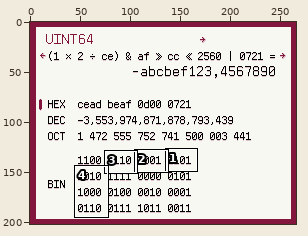
Pixel-art file -- design/HexCalculatorDS-main-design.ase. Above: a wide view before the commit, with the close-up outlined.
Close-up. As it was:
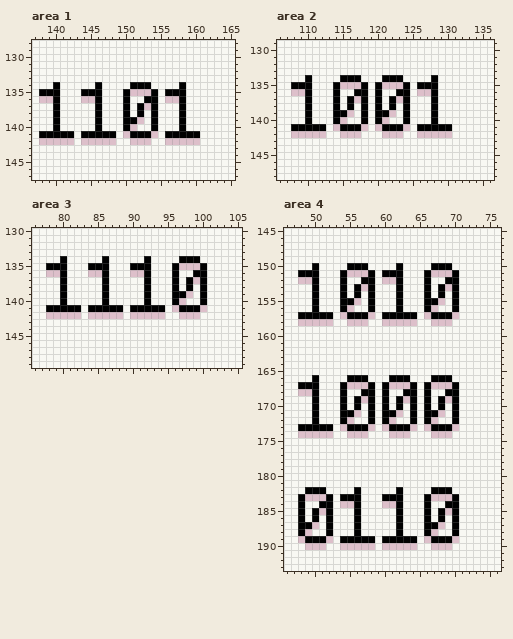
266x202 pixels, 1 frame. Shown: area 1: x 137..165, y 128..147; area 2: x 106..136, y 129..148; area 3: x 76..105, y 130..149; area 4: x 46..76, y 145..193. The commit also changed other parts of the picture, which this record leaves out.
And afterwards:
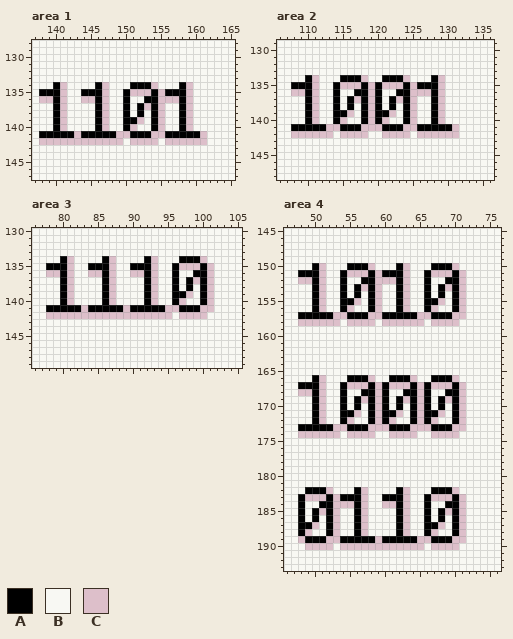
Palette (. is transparent): A #000000  B #f8f8f3  C #ddbfca
Change:
layer "Value/bg" added
layer "bg" removed
--- area 1
@@ x 137..165 @@
 133 BBBBBBBBBBBBBBBBBBBBBBBBBBBBB
-134 BBBABBBBBABBBBAAABBBBABBBBBBB
-135 BAAABBBAAABBBACCCABAAABBBBBBB
-136 BCCABBBCCABBBABBAABCCABBBBBBB
-137 BBBABBBBBABBBABACABBBABBBBBBB
-138 BBBABBBBBABBBABABABBBABBBBBBB
-139 BBBABBBBBABBBAACBABBBABBBBBBB
-140 BBBABBBBBABBBACBBABBBABBBBBBB
-141 BAAAAABAAAAABCAAACBAAAAABBBBB
-142 BCCCCCBCCCCCBBCCCBBCCCCCBBBBB
+134 BBBACBBBBACBBBAAACBBBACBBBBBB
+135 BAAACBBAAACBBACCCACAAACBBBBBB
+136 BCCACBBCCACBBABBAACCCACBBBBBB
+137 BBBACBBBBACBBABACACBBACBBBBBB
+138 BBBACBBBBACBBABABACBBACBBBBBB
+139 BBBACBBBBACBBAACBACBBACBBBBBB
+140 BBBACBBBBACBBACBBACBBACBBBBBB
+141 BAAAAACAAAAACCAAACCAAAAACBBBB
+142 BCCCCCCCCCCCCBCCCCBCCCCCCBBBB
 143 BBBBBBBBBBBBBBBBBBBBBBBBBBBBB
--- area 2
@@ x 106..136 @@
 133 BBBBBBBBBBBBBBBBBBBBBBBBBBBBBBB
-134 BBBBABBBBAAABBBAAABBBBABBBBBBBB
-135 BBAAABBBACCCABACCCABAAABBBBBBBB
-136 BBCCABBBABBAABABBAABCCABBBBBBBB
-137 BBBBABBBABACABABACABBBABBBBBBBB
-138 BBBBABBBABABABABABABBBABBBBBBBB
-139 BBBBABBBAACBABAACBABBBABBBBBBBB
-140 BBBBABBBACBBABACBBABBBABBBBBBBB
-141 BBAAAAABCAAACBCAAACBAAAAABBBBBB
-142 BBCCCCCBBCCCBBBCCCBBCCCCCBBBBBB
+134 BBBBACBBBAAACBBAAACBBBACBBBBBBB
+135 BBAAACBBACCCACACCCACAAACBBBBBBB
+136 BBCCACBBABBAACABBAACCCACBBBBBBB
+137 BBBBACBBABACACABACACBBACBBBBBBB
+138 BBBBACBBABABACABABACBBACBBBBBBB
+139 BBBBACBBAACBACAACBACBBACBBBBBBB
+140 BBBBACBBACBBACACBBACBBACBBBBBBB
+141 BBAAAAACCAAACCCAAACCAAAAACBBBBB
+142 BBCCCCCCBCCCCBBCCCCBCCCCCCBBBBB
 143 BBBBBBBBBBBBBBBBBBBBBBBBBBBBBBB
--- area 3
@@ x 76..105 @@
 133 BBBBBBBBBBBBBBBBBBBBBBBBBBBBBB
-134 BBBBABBBBBABBBBBABBBBAAABBBBBB
-135 BBAAABBBAAABBBAAABBBACCCABBBBB
-136 BBCCABBBCCABBBCCABBBABBAABBBBB
-137 BBBBABBBBBABBBBBABBBABACABBBBB
-138 BBBBABBBBBABBBBBABBBABABABBBBB
-139 BBBBABBBBBABBBBBABBBAACBABBBBB
-140 BBBBABBBBBABBBBBABBBACBBABBBBB
-141 BBAAAAABAAAAABAAAAABCAAACBBBBB
-142 BBCCCCCBCCCCCBCCCCCBBCCCBBBBBB
+134 BBBBACBBBBACBBBBACBBBAAACBBBBB
+135 BBAAACBBAAACBBAAACBBACCCACBBBB
+136 BBCCACBBCCACBBCCACBBABBAACBBBB
+137 BBBBACBBBBACBBBBACBBABACACBBBB
+138 BBBBACBBBBACBBBBACBBABABACBBBB
+139 BBBBACBBBBACBBBBACBBAACBACBBBB
+140 BBBBACBBBBACBBBBACBBACBBACBBBB
+141 BBAAAAACAAAAACAAAAACCAAACCBBBB
+142 BBCCCCCCCCCCCCCCCCCCBCCCCBBBBB
 143 BBBBBBBBBBBBBBBBBBBBBBBBBBBBBB
--- area 4
@@ x 46..76 @@
 149 BBBBBBBBBBBBBBBBBBBBBBBBBBBBBBB
-150 BBBBABBBBAAABBBBABBBBAAABBBBBBB
-151 BBAAABBBACCCABAAABBBACCCABBBBBB
-152 BBCCABBBABBAABCCABBBABBAABBBBBB
-153 BBBBABBBABACABBBABBBABACABBBBBB
-154 BBBBABBBABABABBBABBBABABABBBBBB
-155 BBBBABBBAACBABBBABBBAACBABBBBBB
-156 BBBBABBBACBBABBBABBBACBBABBBBBB
-157 BBAAAAABCAAACBAAAAABCAAACBBBBBB
-158 BBCCCCCBBCCCBBCCCCCBBCCCBBBBBBB
+150 BBBBACBBBAAACBBBACBBBAAACBBBBBB
+151 BBAAACBBACCCACAAACBBACCCACBBBBB
+152 BBCCACBBABBAACCCACBBABBAACBBBBB
+153 BBBBACBBABACACBBACBBABACACBBBBB
+154 BBBBACBBABABACBBACBBABABACBBBBB
+155 BBBBACBBAACBACBBACBBAACBACBBBBB
+156 BBBBACBBACBBACBBACBBACBBACBBBBB
+157 BBAAAAACCAAACCAAAAACCAAACCBBBBB
+158 BBCCCCCCBCCCCBCCCCCCBCCCCBBBBBB
 159 BBBBBBBBBBBBBBBBBBBBBBBBBBBBBBB
@@ x 46..76 @@
 165 BBBBBBBBBBBBBBBBBBBBBBBBBBBBBBB
-166 BBBBABBBBAAABBBAAABBBAAABBBBBBB
-167 BBAAABBBACCCABACCCABACCCABBBBBB
-168 BBCCABBBABBAABABBAABABBAABBBBBB
-169 BBBBABBBABACABABACABABACABBBBBB
-170 BBBBABBBABABABABABABABABABBBBBB
-171 BBBBABBBAACBABAACBABAACBABBBBBB
-172 BBBBABBBACBBABACBBABACBBABBBBBB
-173 BBAAAAABCAAACBCAAACBCAAACBBBBBB
-174 BBCCCCCBBCCCBBBCCCBBBCCCBBBBBBB
+166 BBBBACBBBAAACBBAAACBBAAACBBBBBB
+167 BBAAACBBACCCACACCCACACCCACBBBBB
+168 BBCCACBBABBAACABBAACABBAACBBBBB
+169 BBBBACBBABACACABACACABACACBBBBB
+170 BBBBACBBABABACABABACABABACBBBBB
+171 BBBBACBBAACBACAACBACAACBACBBBBB
+172 BBBBACBBACBBACACBBACACBBACBBBBB
+173 BBAAAAACCAAACCCAAACCCAAACCBBBBB
+174 BBCCCCCCBCCCCBBCCCCBBCCCCBBBBBB
 175 BBBBBBBBBBBBBBBBBBBBBBBBBBBBBBB
@@ x 46..76 @@
 181 BBBBBBBBBBBBBBBBBBBBBBBBBBBBBBB
-182 BBBAAABBBBABBBBBABBBBAAABBBBBBB
-183 BBACCCABAAABBBAAABBBACCCABBBBBB
-184 BBABBAABCCABBBCCABBBABBAABBBBBB
-185 BBABACABBBABBBBBABBBABACABBBBBB
-186 BBABABABBBABBBBBABBBABABABBBBBB
-187 BBAACBABBBABBBBBABBBAACBABBBBBB
-188 BBACBBABBBABBBBBABBBACBBABBBBBB
-189 BBCAAACBAAAAABAAAAABCAAACBBBBBB
-190 BBBCCCBBCCCCCBCCCCCBBCCCBBBBBBB
+182 BBBAAACBBBACBBBBACBBBAAACBBBBBB
+183 BBACCCACAAACBBAAACBBACCCACBBBBB
+184 BBABBAACCCACBBCCACBBABBAACBBBBB
+185 BBABACACBBACBBBBACBBABACACBBBBB
+186 BBABABACBBACBBBBACBBABABACBBBBB
+187 BBAACBACBBACBBBBACBBAACBACBBBBB
+188 BBACBBACBBACBBBBACBBACBBACBBBBB
+189 BBCAAACCAAAAACAAAAACCAAACCBBBBB
+190 BBBCCCCBCCCCCCCCCCCCBCCCCBBBBBB
 191 BBBBBBBBBBBBBBBBBBBBBBBBBBBBBBB
